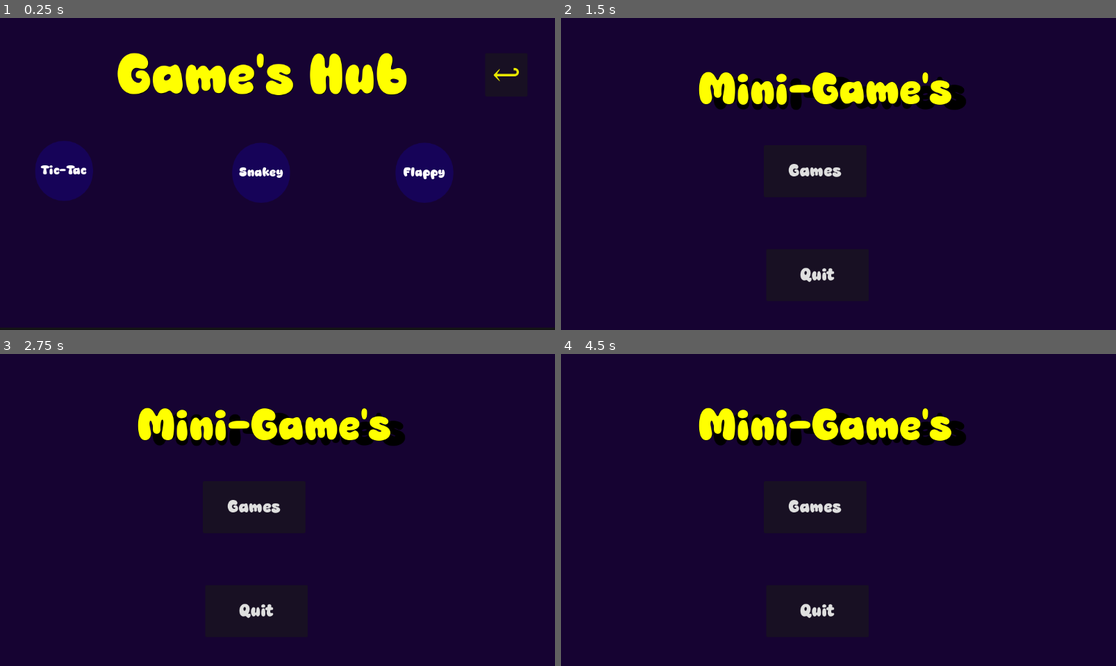
Above: before the commit, frames 1-4 (two rows, left to right).
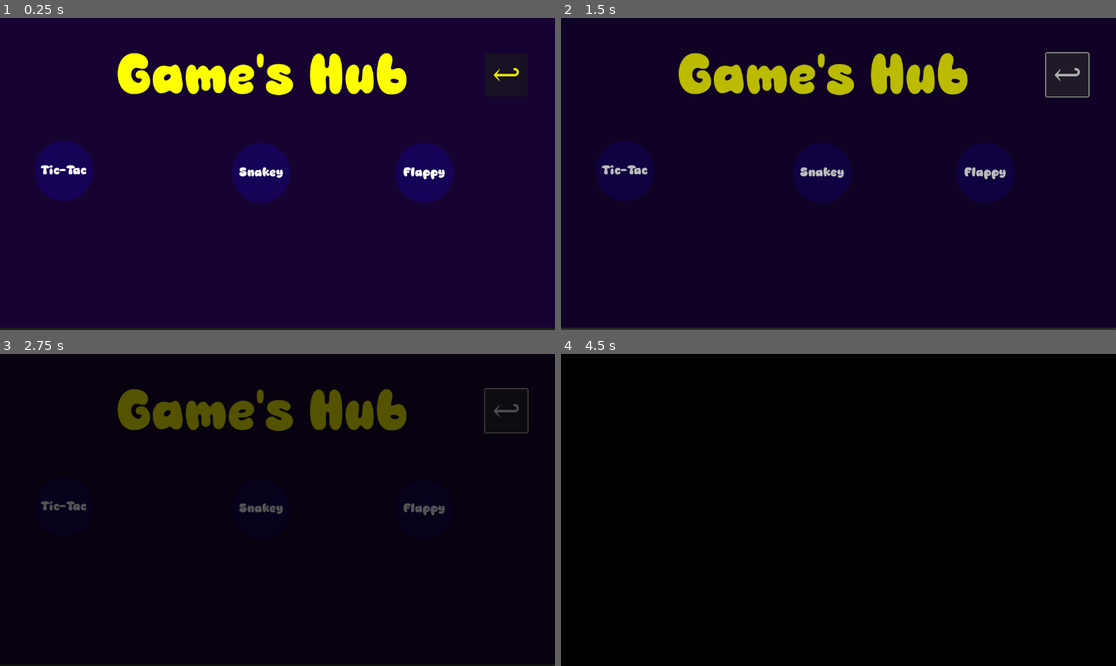
Above: after the commit, the same moments.

Repository: speed987185/Mini-Game-Hub
Game: Godot game, scene res://scenes/games.tscn
The game is run twice, just before and just after one commit, with the same random seed, the same clock (stepped at 60 frames per second) and the same inputs. This scene is started directly instead of the project's main scene.
Inputs:
- Up to frame 1 (0.25 s): no input
- Up to frame 2 (1.5 s): click "↩" at 0.5 s; tap Enter at 1.25 s; hold Right from 1.28 s (still down); tap Space (flap, bound only after the commit) at 1.35 s
- Up to frame 3 (2.75 s): tap Space (flap, bound only after the commit) at 1.52, 1.82, 2.27, 2.3, 2.57 s; release Right at 2.03 s; hold Down from 2.03 s (still down); tap Alt at 2.1 s
- Up to frame 4 (4.5 s): release Down at 2.78 s; hold Right 2.78-3.53 s; tap Shift at 2.85 s; tap Space (flap, bound only after the commit) at 3.05, 3.6, 3.77, 4.07 s; hold Up 3.53-4.28 s; hold Left from 4.28 s (still down); tap Alt at 4.35 s

The runs differ from the first frame. In frame 2, 9.1% of the frame differs, in the area x 0-100%, y 10-100%; in frame 3, 90%; in frame 4, 99%, in the area x 0-100%, y 0-100%.

Commit message:
just added a new game refference to flappy bird

Diff:
--- a/project.godot
+++ b/project.godot
@@ -23,6 +23,16 @@
 
 theme/custom_font="uid://naj6o0p525dd"
 
+[input]
+
+flap={
+"deadzone": 0.2,
+"events": [Object(InputEventKey,"resource_local_to_scene":false,"resource_name":"","device":-1,"window_id":0,"alt_pressed":false,"shift_pressed":false,"ctrl_pressed":false,"meta_pressed":false,"pressed":false,"keycode":0,"physical_keycode":32,"key_label":0,"unicode":32,"location":0,"echo":false,"script":null)
+, Object(InputEventKey,"resource_local_to_scene":false,"resource_name":"","device":-1,"window_id":0,"alt_pressed":false,"shift_pressed":false,"ctrl_pressed":false,"meta_pressed":false,"pressed":false,"keycode":0,"physical_keycode":4194320,"key_label":0,"unicode":0,"location":0,"echo":false,"script":null)
+, Object(InputEventKey,"resource_local_to_scene":false,"resource_name":"","device":-1,"window_id":0,"alt_pressed":false,"shift_pressed":false,"ctrl_pressed":false,"meta_pressed":false,"pressed":false,"keycode":0,"physical_keycode":87,"key_label":0,"unicode":119,"location":0,"echo":false,"script":null)
+]
+}
+
 [physics]
 
 3d/physics_engine="Jolt Physics"
--- a/scenes/fade_transitions.tscn
+++ b/scenes/fade_transitions.tscn
@@ -17,6 +17,7 @@
 
 [sub_resource type="Animation" id="Animation_sjwh2"]
 resource_name = "fade_in"
+length = 0.7
 tracks/0/type = "value"
 tracks/0/imported = false
 tracks/0/enabled = true
@@ -24,7 +25,7 @@
 tracks/0/interp = 1
 tracks/0/loop_wrap = true
 tracks/0/keys = {
-"times": PackedFloat32Array(0, 1),
+"times": PackedFloat32Array(0, 0.56666666),
 "transitions": PackedFloat32Array(1, 1),
 "update": 0,
 "values": [Color(0, 0, 0, 0), Color(0, 0, 0, 1)]
@@ -32,6 +33,7 @@
 
 [sub_resource type="Animation" id="Animation_bj6h4"]
 resource_name = "fade_out"
+length = 0.7
 tracks/0/type = "value"
 tracks/0/imported = false
 tracks/0/enabled = true
@@ -39,7 +41,7 @@
 tracks/0/interp = 1
 tracks/0/loop_wrap = true
 tracks/0/keys = {
-"times": PackedFloat32Array(0, 1),
+"times": PackedFloat32Array(0, 0.6),
 "transitions": PackedFloat32Array(1, 1),
 "update": 0,
 "values": [Color(0, 0, 0, 1), Color(0, 0, 0, 0)]
--- /dev/null
+++ b/scenes/flappy_player_node.tscn
@@ -0,0 +1,27 @@
+[gd_scene format=3 uid="uid://v5ny5u8lmjra"]
+
+[ext_resource type="Texture2D" uid="uid://b1ujyqg75nwk7" path="res://assets/flappy/bird.png" id="1_e8ah2"]
+[ext_resource type="Script" uid="uid://bm274xklrd7n1" path="res://scripts/flappy_bird.gd" id="1_nq5cq"]
+
+[sub_resource type="RectangleShape2D" id="RectangleShape2D_nq5cq"]
+size = Vector2(16, 16)
+
+[sub_resource type="RectangleShape2D" id="RectangleShape2D_6uehv"]
+size = Vector2(16.5, 16.5)
+
+[node name="PlayerNode" type="Node2D" unique_id=2085072700]
+
+[node name="Bird" type="CharacterBody2D" parent="." unique_id=1069442336]
+collision_layer = 2
+script = ExtResource("1_nq5cq")
+
+[node name="CollisionShape2D" type="CollisionShape2D" parent="Bird" unique_id=1329898620]
+shape = SubResource("RectangleShape2D_nq5cq")
+
+[node name="Sprite2D" type="Sprite2D" parent="Bird" unique_id=881105077]
+texture = ExtResource("1_e8ah2")
+
+[node name="Detect" type="Area2D" parent="Bird" unique_id=839935006]
+
+[node name="CollisionShape2D" type="CollisionShape2D" parent="Bird/Detect" unique_id=1310425315]
+shape = SubResource("RectangleShape2D_6uehv")
--- /dev/null
+++ b/scenes/flappy_wallnode.tscn
@@ -0,0 +1,51 @@
+[gd_scene format=3 uid="uid://ct3i7ilcuq34s"]
+
+[ext_resource type="Script" uid="uid://hkw6g6h8fgii" path="res://scripts/flappy_walls.gd" id="1_wckxf"]
+[ext_resource type="Texture2D" uid="uid://cw6qnular1mpc" path="res://assets/flappy/wall.png" id="2_7mctg"]
+
+[sub_resource type="RectangleShape2D" id="RectangleShape2D_ci0k6"]
+size = Vector2(32, 166)
+
+[sub_resource type="OccluderPolygon2D" id="OccluderPolygon2D_uahcf"]
+polygon = PackedVector2Array(-16, -433, -16, -32, 17, -37, 16, -433)
+
+[sub_resource type="RectangleShape2D" id="RectangleShape2D_oqlig"]
+size = Vector2(20, 62)
+
+[node name="Wallnode" type="Node2D" unique_id=533517621]
+
+[node name="walls" type="StaticBody2D" parent="." unique_id=2046919627]
+collision_mask = 2
+script = ExtResource("1_wckxf")
+
+[node name="UpperWallSpri" type="Sprite2D" parent="walls" unique_id=545706101]
+texture_filter = 1
+position = Vector2(0, -233)
+scale = Vector2(2, 25)
+texture = ExtResource("2_7mctg")
+
+[node name="UpperWallCol" type="CollisionShape2D" parent="walls" unique_id=904997953]
+position = Vector2(0, -115)
+shape = SubResource("RectangleShape2D_ci0k6")
+
+[node name="UpperLightOccluder2D" type="LightOccluder2D" parent="walls" unique_id=491984820]
+occluder = SubResource("OccluderPolygon2D_uahcf")
+
+[node name="LowerWallSpri2" type="Sprite2D" parent="walls" unique_id=2027297836]
+texture_filter = 1
+position = Vector2(0, 233)
+scale = Vector2(2, 25)
+texture = ExtResource("2_7mctg")
+
+[node name="LowerWallCol2" type="CollisionShape2D" parent="walls" unique_id=1807863854]
+position = Vector2(0, 115)
+shape = SubResource("RectangleShape2D_ci0k6")
+
+[node name="LowerLightOccluder2D2" type="LightOccluder2D" parent="walls" unique_id=1618885031]
+position = Vector2(0, 466)
+occluder = SubResource("OccluderPolygon2D_uahcf")
+
+[node name="PointArea" type="Area2D" parent="walls" unique_id=1902942867]
+
+[node name="CollisionShape2D" type="CollisionShape2D" parent="walls/PointArea" unique_id=1842337095]
+shape = SubResource("RectangleShape2D_oqlig")
--- /dev/null
+++ b/scenes/flappy_world.tscn
@@ -0,0 +1,101 @@
+[gd_scene format=3 uid="uid://dtdnwywkckhqx"]
+
+[ext_resource type="Script" uid="uid://bm274xklrd7n1" path="res://scripts/flappy_bird.gd" id="1_b1j26"]
+[ext_resource type="Texture2D" uid="uid://b1ujyqg75nwk7" path="res://assets/flappy/bird.png" id="2_54nvg"]
+[ext_resource type="Texture2D" uid="uid://c6fi13kmvldpn" path="res://extras/288x288 textures (3).png" id="3_54nvg"]
+[ext_resource type="PackedScene" uid="uid://ct3i7ilcuq34s" path="res://scenes/flappy_wallnode.tscn" id="3_cbp1d"]
+[ext_resource type="PackedScene" uid="uid://cprt7lep30tnj" path="res://scenes/kill_zone.tscn" id="5_cbp1d"]
+
+[sub_resource type="RectangleShape2D" id="RectangleShape2D_nq5cq"]
+size = Vector2(16, 16)
+
+[sub_resource type="RectangleShape2D" id="RectangleShape2D_6uehv"]
+size = Vector2(16.5, 16.5)
+
+[sub_resource type="RectangleShape2D" id="RectangleShape2D_b1j26"]
+size = Vector2(26, 269)
+
+[sub_resource type="WorldBoundaryShape2D" id="WorldBoundaryShape2D_quv2h"]
+distance = -488.0
+
+[node name="flappy_world" type="Node2D" unique_id=2146478654]
+
+[node name="CanvasLayer" type="CanvasLayer" parent="." unique_id=181740645]
+follow_viewport_enabled = true
+
+[node name="RichTextLabel" type="RichTextLabel" parent="CanvasLayer" unique_id=1027067781]
+offset_left = -40.0
+offset_top = -97.0
+offset_right = 80.0
+offset_bottom = -49.0
+
+[node name="PlayerNode" type="Node2D" parent="." unique_id=2085072700]
+
+[node name="Bird" type="CharacterBody2D" parent="PlayerNode" unique_id=1069442336]
+script = ExtResource("1_b1j26")
+
+[node name="CollisionShape2D" type="CollisionShape2D" parent="PlayerNode/Bird" unique_id=1329898620]
+shape = SubResource("RectangleShape2D_nq5cq")
+
+[node name="Sprite2D" type="Sprite2D" parent="PlayerNode/Bird" unique_id=881105077]
+texture = ExtResource("2_54nvg")
+
+[node name="Detect" type="Area2D" parent="PlayerNode/Bird" unique_id=839935006]
+
+[node name="CollisionShape2D" type="CollisionShape2D" parent="PlayerNode/Bird/Detect" unique_id=1310425315]
+shape = SubResource("RectangleShape2D_6uehv")
+
+[node name="Resetter" type="Area2D" parent="PlayerNode/Bird" unique_id=1425645408]
+
+[node name="CollisionShape2D" type="CollisionShape2D" parent="PlayerNode/Bird/Resetter" unique_id=169897095]
+position = Vector2(-256, 22.5)
+shape = SubResource("RectangleShape2D_b1j26")
+
+[node name="Camera2D" type="Camera2D" parent="PlayerNode/Bird" unique_id=1395737484]
+position = Vector2(80, 0)
+zoom = Vector2(2, 2)
+position_smoothing_enabled = true
+drag_horizontal_enabled = true
+drag_vertical_enabled = true
+
+[node name="PointLight2D" type="PointLight2D" parent="PlayerNode/Bird" unique_id=834430135]
+position = Vector2(-8.000015, 0)
+scale = Vector2(3.9687502, 3.625)
+shadow_enabled = true
+texture = ExtResource("3_54nvg")
+
+[node name="Wallnode" parent="." unique_id=533517621 instance=ExtResource("3_cbp1d")]
+position = Vector2(432, 0)
+metadata/_edit_group_ = true
+
+[node name="Wallnode2" parent="." unique_id=630904594 instance=ExtResource("3_cbp1d")]
+position = Vector2(584, -48)
+metadata/_edit_group_ = true
+
+[node name="Wallnode3" parent="." unique_id=301260285 instance=ExtResource("3_cbp1d")]
+position = Vector2(736, -96)
+metadata/_edit_group_ = true
+
+[node name="Wallnode4" parent="." unique_id=1037196837 instance=ExtResource("3_cbp1d")]
+position = Vector2(896, -64)
+metadata/_edit_group_ = true
+
+[node name="Wallnode5" parent="." unique_id=1458774068 instance=ExtResource("3_cbp1d")]
+position = Vector2(1040, -15)
+metadata/_edit_group_ = true
+
+[node name="Bg" type="Sprite2D" parent="." unique_id=1062050905]
+modulate = Color(0.08627451, 0.011764706, 0.33333334, 1)
+z_index = -5
+scale = Vector2(200, 200)
+texture = ExtResource("2_54nvg")
+
+[node name="KillZone" parent="." unique_id=1297806835 instance=ExtResource("5_cbp1d")]
+position = Vector2(432, 0)
+
+[node name="CollisionShape2D" type="CollisionShape2D" parent="KillZone" unique_id=492494983]
+shape = SubResource("WorldBoundaryShape2D_quv2h")
+
+[connection signal="area_entered" from="PlayerNode/Bird/Detect" to="PlayerNode/Bird" method="_on_detect_area_entered"]
+[connection signal="body_entered" from="PlayerNode/Bird/Detect" to="PlayerNode/Bird" method="_on_detect_body_entered"]
+[connection signal="body_entered" from="PlayerNode/Bird/Resetter" to="PlayerNode/Bird" method="_on_resetter_body_entered"]
--- a/scenes/games.tscn
+++ b/scenes/games.tscn
@@ -75,4 +75,10 @@
 theme_override_styles/normal = SubResource("StyleBoxFlat_idr2f")
 text = "Flappy"
 
+[node name="Fade_transitions2" parent="." unique_id=507876635 instance=ExtResource("2_gkbpp")]
+visible = false
+
+[node name="Fade_timer" type="Timer" parent="Fade_transitions2" unique_id=1218787091]
+
 [connection signal="pressed" from="Back" to="." method="_on_back_pressed"]
+[connection signal="timeout" from="Fade_transitions2/Fade_timer" to="." method="_on_fade_timer_timeout"]
--- /dev/null
+++ b/scenes/kill_zone.tscn
@@ -0,0 +1,8 @@
+[gd_scene format=3 uid="uid://cprt7lep30tnj"]
+
+[ext_resource type="Script" uid="uid://bo58qrq8pd5hs" path="res://scripts/kill_zone.gd" id="1_kebdr"]
+
+[node name="KillZone" type="Area2D" unique_id=1297806835]
+script = ExtResource("1_kebdr")
+
+[connection signal="body_entered" from="." to="." method="_on_body_entered"]
--- a/scenes/main_menu.tscn
+++ b/scenes/main_menu.tscn
@@ -66,6 +66,9 @@
 
 [node name="Fade_timer" type="Timer" parent="Fade_transitions" unique_id=1235158691]
 
+[node name="Fade_transitions2" parent="." unique_id=932711126 instance=ExtResource("3_bqqt6")]
+visible = false
+
 [connection signal="pressed" from="Quit" to="." method="_on_quit_pressed"]
 [connection signal="pressed" from="Games" to="." method="_on_games_pressed"]
 [connection signal="timeout" from="Fade_transitions/Fade_timer" to="." method="_on_fade_timer_timeout"]
--- /dev/null
+++ b/scripts/flappy_bird.gd
@@ -0,0 +1,40 @@
+extends CharacterBody2D
+
+const Flap = 200
+const MAXFALLSPEED = 200
+const GRAVITY = 10
+
+var Wall = preload("res://scenes/flappy_wallnode.tscn")
+var score = 0
+
+func _physics_process(delta):
+	velocity.y += GRAVITY
+
+	if velocity.y > MAXFALLSPEED:
+		velocity.y = MAXFALLSPEED
+
+	if Input.is_action_just_pressed("flap"):
+		velocity.y = -Flap
+
+	move_and_slide()
+
+	get_parent().get_parent().get_node("CanvasLayer/RichTextLabel").text = 0
+
+func Wall_reset():
+	var Wall_instance = Wall.instantiate()
+	Wall_instance.position = Vector2(450, randf_range(-60.0, 60.0))
+	get_parent().call_deferred("add_child", Wall_instance)
+
+func _on_resetter_body_entered(body: Node2D) -> void:
+	body.queue_free()
+	Wall_reset()
+
+
+func _on_detect_area_entered(area: Area2D) -> void:
+	if area.name == "PointArea":
+		score = score + 1
+
+
+func _on_detect_body_entered(body: Node2D) -> void:
+	if body.name == "Wall":
+		get_tree().reload_current_scene()
--- /dev/null
+++ b/scripts/flappy_walls.gd
@@ -0,0 +1,7 @@
+extends StaticBody2D
+
+func _ready():
+	pass
+
+func _physics_process(delta):
+	position += Vector2(-2,0)
--- a/scripts/games.gd
+++ b/scripts/games.gd
@@ -1,7 +1,19 @@
 extends Node2D
+
+var button_type = null
+
 
 func _ready():
 	$Fade_transitions/AnimationPlayer.play("fade_out")
 
 func _on_back_pressed() -> void:
-	get_tree().change_scene_to_file("res://scenes/main_menu.tscn")
+	button_type = "back"
+	$Fade_transitions2.show()
+	$Fade_transitions2/Fade_timer.start()
+	$Fade_transitions2/AnimationPlayer.play("fade_in")
+
+
+
+func _on_fade_timer_timeout() -> void:
+	if button_type == "back":
+		get_tree().change_scene_to_file("res://scenes/main_menu.tscn")
--- /dev/null
+++ b/scripts/kill_zone.gd
@@ -0,0 +1,8 @@
+extends Area2D
+
+
+
+
+func _on_body_entered(body: Node2D) -> void:
+	print("you died ")
+	get_tree().reload_current_scene()
--- a/scripts/main_menu.gd
+++ b/scripts/main_menu.gd
@@ -1,6 +1,10 @@
 extends Node2D
 
 var button_type = null
+
+func ready():
+	$Fade_transitions2/AnimationPlayer.play("fade_out")
+
 
 
 func _on_games_pressed() -> void:
Binary file added: assets/flappy/bird.png
Not shown, added: assets/flappy/bird.png.import
Binary file added: assets/flappy/wall.png
Not shown, added: assets/flappy/wall.png.import
Binary file added: extras/288x288 textures (3).png
Not shown, added: extras/288x288 textures (3).png.import
Binary file added: extras/64x64 textures (37).png
Not shown, added: extras/64x64 textures (37).png.import
Binary file added: extras/9.gif
Not shown, added: scripts/flappy_bird.gd.uid
Not shown, added: scripts/flappy_walls.gd.uid
Not shown, added: scripts/kill_zone.gd.uid
